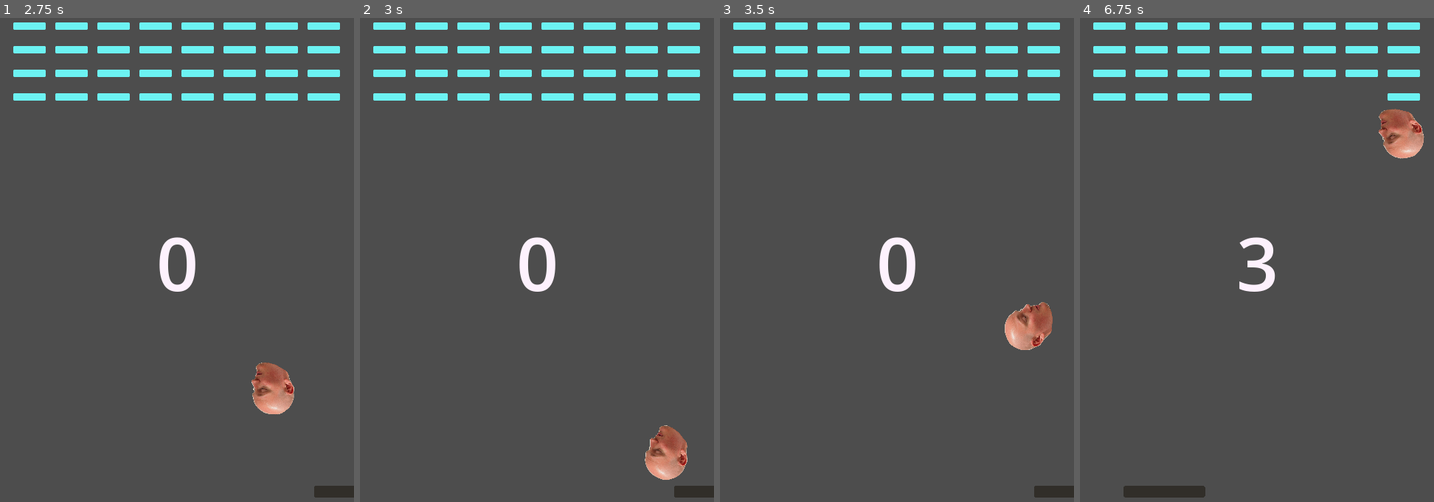
Above: before the commit, frames 1-4 (left to right).
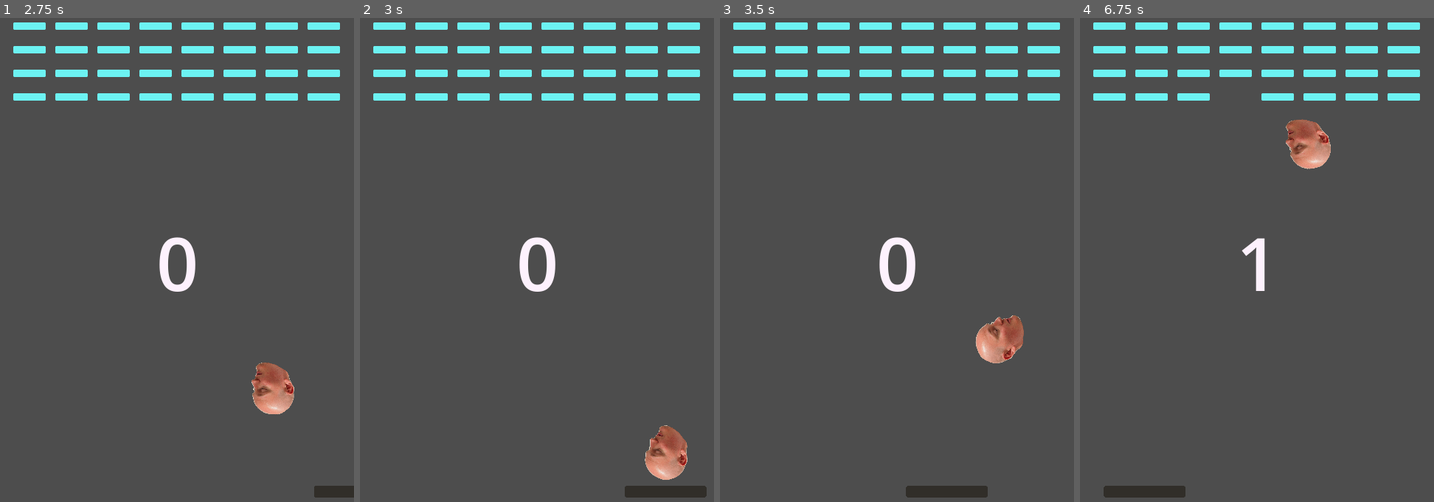
Above: after the commit, the same moments.

Repository: DanielBrunnsaker/my-breakout
Game: Godot game, scene res://main.tscn
Two runs of this game, one before a commit and one after it. Both use one fixed random seed, a clock stepped at 60 frames per second and the inputs below.
Inputs (mouse positions are in pixels of both pictures, inside the frame that each line leads up to):
- Up to frame 1 (2.75 s): click "Start" at 0.5 s; tap Enter (ui_accept) at 1.25, 1.52 s; move the mouse to (254, 235) at 1.27 s; hold D (move_right) 1.28-2 s; click (254, 235) at 1.42 s; click "Restart" at 2 s
- Up to frame 2 (3 s): drag from (466, 289) to (519, 366) at 2.77 s
- Up to frame 3 (3.5 s): no input
- Up to frame 4 (6.75 s): move the mouse to (1292, 143) at 3.52 s; hold D (move_right) 3.53-4.25 s; click (1292, 143) at 3.67 s; drag from (1239, 366) to (1150, 182) at 4.27 s; move the mouse to (1363, 342) at 5.02 s; hold A (move_left) 5.03-5.75 s; click (1363, 342) at 5.17 s; tap Enter (ui_accept) at 5.27 s; drag from (1150, 182) to (1203, 129) at 5.77 s; move the mouse to (1274, 260) at 6.52 s; hold A (move_left) from 6.53 s (still down); click (1274, 260) at 6.67 s

Frame 1 is identical in both runs. In frame 2, 0.4% of the frame differs, in the area x 74-100%, y 96-100%; in frame 3, 2.6%; in frame 4, 3.5%, in the area x 6-98%, y 15-100%.

Commit message:
re-exported

Diff:
--- a/player.gd
+++ b/player.gd
@@ -1,25 +1,52 @@
 extends StaticBody2D
-const SPEED = 300.0
 
-@export var speed = 400
-var screen_size # Size of the game window.
+@export var speed := 400.0
+var screen_size: Vector2
 
-# Called when the node enters the scene tree for the first time.
+var dragging := false
+var target_x := 0.0
+
 func _ready() -> void:
-
 	screen_size = get_viewport_rect().size
 
+func _unhandled_input(event: InputEvent) -> void:
+	# Touch start/end
+	if event is InputEventScreenTouch:
+		dragging = event.pressed
+		if dragging:
+			target_x = event.position.x
 
-# Called every frame. 'delta' is the elapsed time since the previous frame.
+	# Touch drag motion
+	elif event is InputEventScreenDrag and dragging:
+		target_x = event.position.x
+
+	# Optional: mouse drag also works on desktop
+	elif event is InputEventMouseButton and event.button_index == MOUSE_BUTTON_LEFT:
+		dragging = event.pressed
+		if dragging:
+			target_x = event.position.x
+	elif event is InputEventMouseMotion and dragging:
+		target_x = event.position.x
+
 func _process(delta: float) -> void:
-	var velocity = Vector2.ZERO
+	var velocity := Vector2.ZERO
 
+	# Keyboard input stays the same
 	if Input.is_action_pressed("move_right"):
 		velocity.x += 1
-
 	if Input.is_action_pressed("move_left"):
 		velocity.x -= 1
 
+	# Touch input: move toward finger X if no keyboard input is active
+	if velocity.x == 0 and dragging:
+		var dx := target_x - global_position.x
+
+		# Deadzone so it doesn't jitter
+		if abs(dx) > 4.0:
+			velocity.x = sign(dx)
+
 	velocity = velocity.normalized() * speed
 	position += velocity * delta
-	position = position.clamp(Vector2.ZERO, screen_size)
+
+	# Clamp just X if you want (recommended), keep Y unchanged
+	position.x = clamp(position.x, 0.0, screen_size.x)
Renamed: breakout.apple-touch-icon.png -> docs/index.apple-touch-icon.png
Renamed: breakout.icon.png -> docs/index.icon.png
Renamed: breakout.png -> docs/index.png
Not shown, changed: export_presets.cfg
Not shown, removed: docs/breakout.pck.pck
Not shown, added: docs/index.audio.position.worklet.js
Not shown, added: docs/index.audio.worklet.js
Not shown, changed: docs/index.html
Not shown, added: docs/index.js
Not shown, added: docs/index.pck
Not shown, added: docs/index.wasm
